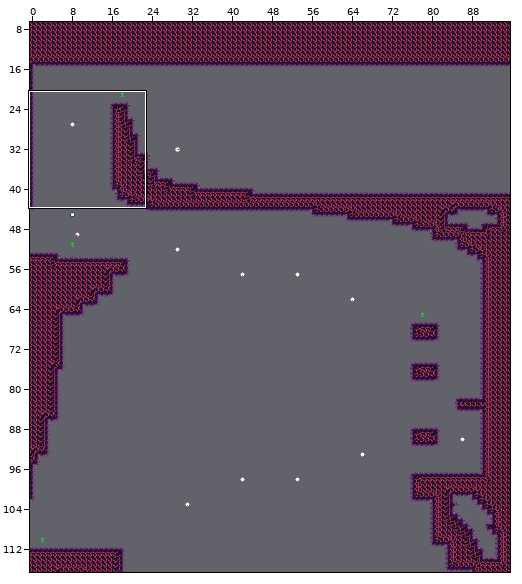
Two states of a Tiled map (JSON), assets/world/room/fire4.json. The first picture is a wide view before the edit; the outline marks the close-up.
Close-up. Old version:
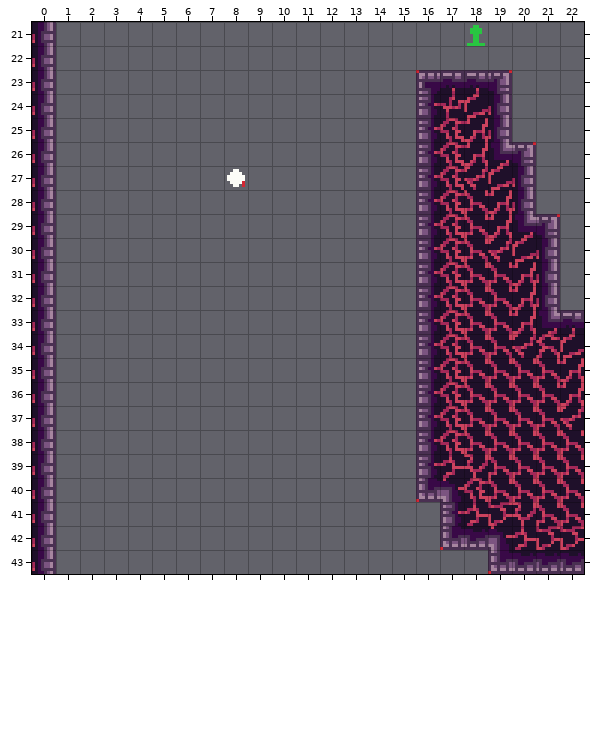
Cells are 8x8 px. Shown: x 0..22, y 21..43. The commit also changed other parts of the map, which this record leaves out.
The same view after the edit:
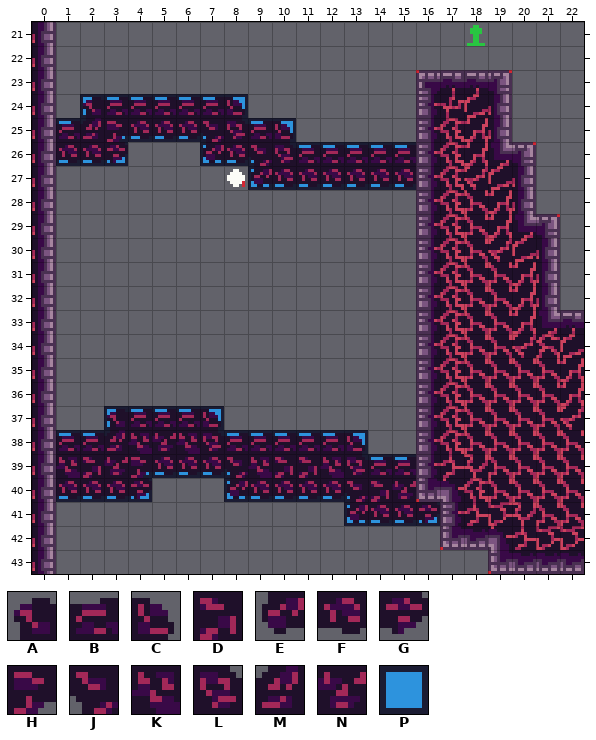
Key: from "fire_bg_decal": A 0, B 1, C 2, D 14, E 26, F 27, G 28, H 39, J 40, K 41, L 52, M 53, N 54; from "tools": P 20.
_ is an empty cell, . an unchanged one.
Tiles of an added or newly shown layer are drawn over the layers below it.
What changed:
--- layer "bg_draft" (added)
@@ x 1..15 @@
-24 ._______.......
-25 __________.....
-26 ___..._________
-27 ........_______
+24 .PPPPPPP.......
+25 PPPPPPPPPP.....
+26 PPP...PPPPPPPPP
+27 ........PPPPPPP
@@ x 1..16 @@
-37 .._____.........
-38 ___..._______...
-39 ..._____....___.
-40 ____...______...
-41 ............____
+37 ..PPPPP.........
+38 PPP...PPPPPPP...
+39 ...PPPPP....PPP.
+40 PPPP...PPPPPP...
+41 ............PPPP
--- layer "bg"
@@ x 1..15 @@
-24 ._______.......
-25 __________.....
-26 ___..._________
-27 ........_______
+24 .ABBBBBC.......
+25 BMHFFFJLBC.....
+26 FFG...EFJLBBBBB
+27 ........EFFFFFF
@@ x 1..16 @@
-37 .._____.........
-38 _____________...
-39 _______________.
-40 ____...________.
-41 ............____
+37 ..ABBBC.........
+38 BBMKNKLBBBBBC...
+39 KDNHFFFJKDDKLBB.
+40 FFFG...EFFFFJDN.
+41 ............EFFG
Boxes around the changes in both close-ups, in picture pixels (x1, y1, x2, y2):
added: (56, 94, 416, 190)
added: (56, 406, 440, 526)
